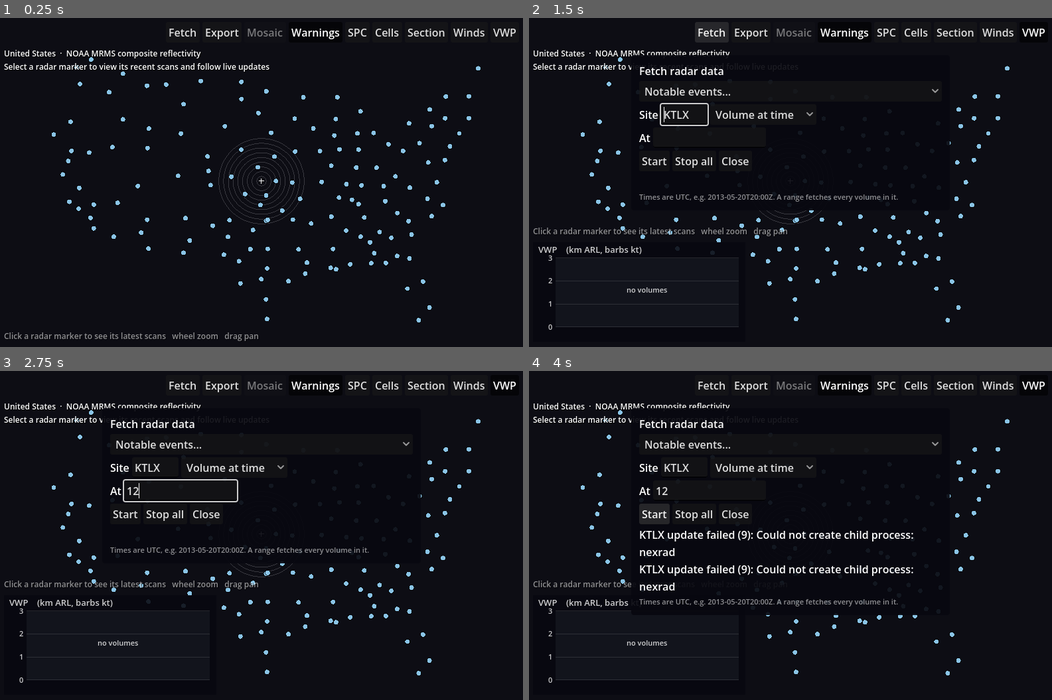
Above: before the commit, frames 1-4 (two rows, left to right).
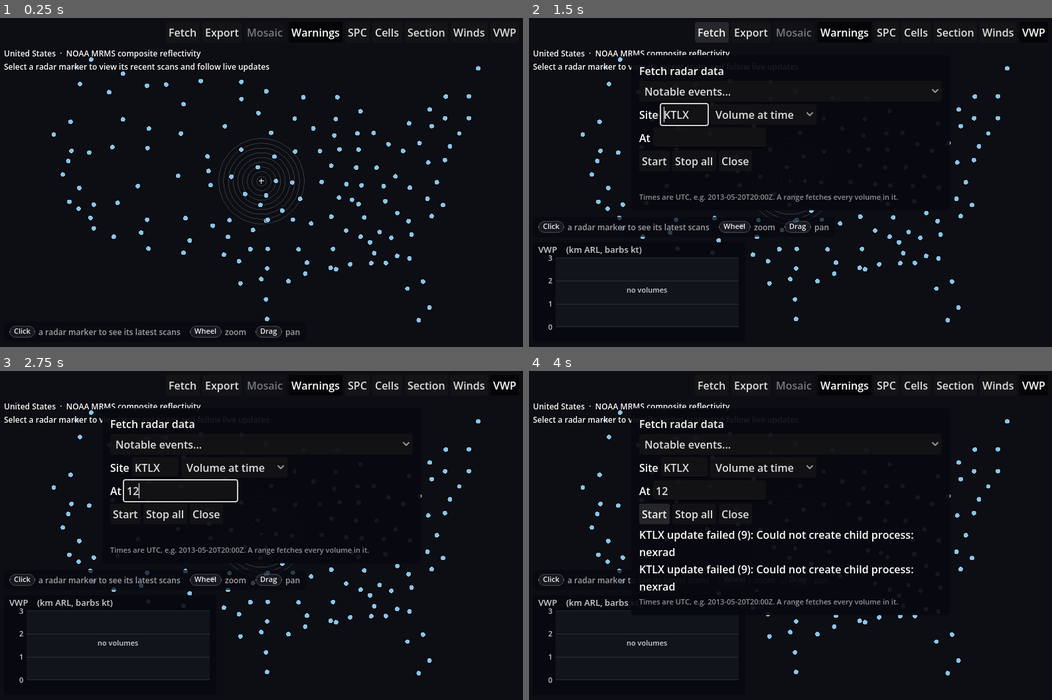
Above: after the commit, the same moments.

Repository: computerdane/droplet
Game: Godot game, scene res://scenes/main.tscn
Same seed, same stepped clock (60 frames per second), same inputs: the game is played once before the commit and once after it.
Inputs (mouse positions are in pixels of both pictures, inside the frame that each line leads up to):
- Up to frame 1 (0.25 s): no input
- Up to frame 2 (1.5 s): click "VWP" at 0.5 s; click "Fetch" at 1.25 s
- Up to frame 3 (2.75 s): click (183, 489) at 2.02 s; type "12" at 2.1 s
- Up to frame 4 (4 s): click "Start" at 2.75 s; click "Start" at 3.5 s

The runs differ from the first frame. In frame 1, 0.8% of the frame differs, in the area x 0-58%, y 93-99%; in frame 2, 0.9%, in the area x 0-58%, y 60-67%; in frame 3, 0.9%; in frame 4, 0.3%.

Commit message:
Key hint: keycaps, essentials by default, H expands to all keys
The bottom-left key hint was four rows of plain text listing every key.
It now draws keycaps (arrows as glyphs, mouse actions as pills) with
short labels on a dim panel, and shows only the essentials (play, step,
tilt, field, 2D/3D and the mouse actions for the current view). H, a
click on its "all keys" item, or keys=all expands it to the full list.

The hint moves into its own KeyHint control, drawn in code so Hud can
measure its wrapped height at any width as before. Goldens re-rendered
for the new hint; cones_mosaic now uses keys=all to cover the expanded
state.

Co-Authored-By: Claude Opus 5.5 <noreply@anthropic.com>
Claude-Session: https://claude.ai/code/session_013pUXEb8a9JUQrhsaSH9Lmc

Diff:
--- a/scripts/hud.gd
+++ b/scripts/hud.gd
@@ -8,8 +8,8 @@
 ## Layout adapts to the canvas size (main.gd keeps the UI scale >= 1, so small windows get
 ## a smaller canvas rather than tiny text), see _layout(): the top-right rows wrap when the
 ## info text leaves little room, the hodograph and cross-section panels are sized from the
-## space left and go side by side when they do not fit stacked, and the key hint wraps next
-## to them or hides when there is no room.
+## space left and go side by side when they do not fit stacked, and the key hint (KeyHint)
+## wraps next to them or hides when there is no room.
 
 signal play_toggled
 signal step_requested(delta: int)
@@ -70,7 +70,7 @@
 const NARROW_WIDTH := 720.0
 
 var info: Label
-var hint: Label
+var hint: KeyHint
 var site_option: OptionButton
 var overview_button: Button
 var view_button: Button
@@ -142,11 +142,10 @@
 	info = _label(12)
 	info.position = Vector2(12, INFO_TOP)
 	add_child(info)
-	hint = _label(12)
-	hint.modulate = Color(1, 1, 1, 0.55)
-	hint.autowrap_mode = TextServer.AUTOWRAP_WORD_SMART
+	hint = KeyHint.new()
 	hint.set_anchors_preset(Control.PRESET_BOTTOM_LEFT)
 	hint.grow_vertical = Control.GROW_DIRECTION_BEGIN
+	hint.expanded_changed.connect(_queue_layout)
 	add_child(hint)
 
 
@@ -489,7 +488,7 @@
 	# Key hint: bottom left (above the VWP), wrapped to the room left of whatever reaches
 	# down to it.
 	var hint_right := right
-	var hint_top := hint_bottom - _hint_height(right - MARGIN)
+	var hint_top := hint_bottom - hint.measure(right - MARGIN)
 	for c: Control in [_top_box, hodograph, section]:
 		if c.visible and c.get_rect().end.y > hint_top:
 			hint_right = minf(hint_right, c.position.x - GAP)
@@ -497,26 +496,15 @@
 	hint.offset_left = MARGIN
 	hint.offset_right = MARGIN + hint_w
 	hint.offset_bottom = -(view.y - hint_bottom)
-	hint.offset_top = hint.offset_bottom
+	var hint_h := hint.measure(hint_w)
+	hint.offset_top = hint.offset_bottom - hint_h
 	hint.visible = (
 		view.x >= NARROW_WIDTH
 		and hint_w >= HINT_MIN_WIDTH
-		and hint_bottom - _hint_height(hint_w) > info_bottom + GAP
+		and hint_bottom - hint_h > info_bottom + GAP
 	)
 
 	fetch_panel.custom_minimum_size.x = minf(480.0, view.x - 2 * MARGIN)
-
-
-## Height of the key hint wrapped to `width` (measured with the font: a hidden Label does not
-## re-wrap, so its minimum size would be stale).
-func _hint_height(width: float) -> float:
-	var font := hint.get_theme_font("font")
-	var font_size := hint.get_theme_font_size("font_size")
-	var flags := TextServer.BREAK_MANDATORY | TextServer.BREAK_WORD_BOUND
-	var sz := font.get_multiline_string_size(
-		hint.text, HORIZONTAL_ALIGNMENT_LEFT, width, font_size, -1, flags
-	)
-	return sz.y
 
 
 ## Width of a flow row laid out on one line.
@@ -540,14 +528,15 @@
 	info.text = text
 
 
-## Items in `text` are separated by runs of spaces; single spaces inside an item become
-## no-break spaces so wrapping only happens between items.
-func set_hint(text: String) -> void:
-	var re := RegEx.create_from_string("(?<=\\S) (?=\\S)")
-	text = re.sub(text, "\u00a0", true)
-	if hint.text != text:
-		hint.text = text
-		_queue_layout()
+## `essential` keys are shown by default, `all` when the hint is expanded (H); items are
+## [keys, label] (see KeyHint).
+func set_hint(essential: Array, all: Array = []) -> void:
+	hint.set_items(essential, all)
+	_queue_layout()
+
+
+func toggle_hint() -> void:
+	hint.set_expanded(not hint.expanded)
 
 
 func set_sites(sites: Array[String], current: String) -> void:
--- /dev/null
+++ b/scripts/key_hint.gd
@@ -0,0 +1,252 @@
+class_name KeyHint
+extends Control
+## The key hint at the bottom left: keycaps with what they do, wrapped into rows on a dim
+## panel. Shows the essential keys; H (or clicking the last item) expands it to every key.
+##
+## Items are [keys: Array[String], label: String]; a null item starts a new row (expanded
+## list only). Arrow keys are drawn as triangles; mouse actions (MOUSE) get pill-shaped caps.
+## Drawn in code rather than built from Labels so measure() can wrap it for any width,
+## visible or not (Hud._layout() sizes and hides it by that height).
+
+signal expanded_changed
+
+const MOUSE := ["Wheel", "Drag", "Left drag", "Right drag", "Hover", "Click"]
+const ARROWS := {"Left": PI, "Right": 0.0, "Up": -PI / 2.0, "Down": PI / 2.0}
+const FONT_SIZE := 12
+const CAP_FONT_SIZE := 11
+const CAP_HEIGHT := 18.0
+const CAP_PAD := 5.0
+const CAP_GAP := 3.0  # between the caps of one item
+const LABEL_GAP := 5.0  # caps to label
+const ITEM_GAP := 14.0
+const ROW_GAP := 5.0
+const PAD := Vector2(8, 6)
+const BG := Color(0.03, 0.03, 0.06, 0.72)
+const CAP_FILL := Color(1, 1, 1, 0.1)
+const CAP_EDGE := Color(1, 1, 1, 0.3)
+const CAP_TEXT := Color(1, 1, 1, 0.92)
+const LABEL_TEXT := Color(1, 1, 1, 0.62)
+const TOGGLE_TEXT := Color(0.55, 0.8, 1.0, 0.9)
+## Droplet's keys and mouse actions, see items_for().
+const HINT_ESSENTIAL := [
+	[["Space"], "play"],
+	[["Left", "Right"], "step"],
+	[["Up", "Down"], "tilt"],
+	[["1–8"], "field"],
+	[["V"], "2D/3D"],
+]
+const HINT_ALL := [
+	[["Space"], "play"],
+	[["Left", "Right"], "step"],
+	[["Shift", "Left", "Right"], "prev/next loop"],
+	[["Home", "End"], "first/last"],
+	[["[", "]"], "speed"],
+	[["L"], "live"],
+	null,
+	[["Up", "Down"], "tilt"],
+	[["1–8"], "field"],
+	[["9"], "products"],
+	[["0"], "KDP/shear/HCA"],
+	[["S"], "site"],
+	[["V"], "2D/3D"],
+	[["R"], "reset view"],
+	null,
+	[["M"], "mosaic"],
+	[["A"], "warnings"],
+	[["O"], "SPC outlook"],
+	[["C"], "cells"],
+	[["X"], "section"],
+	[["T"], "storm-relative"],
+	[["W"], "hodograph"],
+	[["P"], "VWP"],
+	[["F"], "fetch"],
+	[["E"], "export loop"],
+	null,
+]
+const HINT_2D := [[["Wheel"], "zoom"], [["Drag"], "pan"], [["Hover"], "value"]]
+const HINT_SECTION := [
+	[["Wheel"], "zoom"],
+	[["Left drag"], "section A to B"],
+	[["Right drag"], "pan"],
+	[["Hover"], "value"],
+]
+const HINT_3D := [[["Left drag"], "orbit"], [["Right drag"], "pan"], [["Wheel"], "zoom"]]
+const HINT_3D_KEYS := [
+	[["B"], "cones/volume"],
+	[["I"], "isolate tilts"],
+	[[",", "."], "threshold"],
+	[["-", "="], "volume opacity"],
+	[["PgUp", "PgDn"], "height exaggeration"],
+]
+const HINT_OVERVIEW := [
+	[["Click"], "a radar marker to see its latest scans"], [["Wheel"], "zoom"], [["Drag"], "pan"]
+]
+
+var expanded := false
+var _essential: Array = []
+var _all: Array = []
+var _placed: Array = []  # [item, position] from the last _flow() at the control's width
+var _toggle_rect := Rect2()
+var _cap_box: StyleBoxFlat
+var _pill_box: StyleBoxFlat
+var _bg_box: StyleBoxFlat
+
+
+func _init() -> void:
+	mouse_filter = Control.MOUSE_FILTER_STOP  # only over the toggle, see _has_point()
+	mouse_default_cursor_shape = Control.CURSOR_POINTING_HAND
+	_cap_box = _box(CAP_FILL, 3)
+	_cap_box.border_color = CAP_EDGE
+	_cap_box.set_border_width_all(1)
+	_cap_box.border_width_bottom = 2  # a little depth, like a key
+	_pill_box = _box(Color(1, 1, 1, 0.06), int(CAP_HEIGHT / 2.0))
+	_pill_box.border_color = Color(1, 1, 1, 0.22)
+	_pill_box.set_border_width_all(1)
+	_bg_box = _box(BG, 5)
+	resized.connect(queue_redraw)
+
+
+## [essential, all] items for the current mode.
+static func items_for(overview: bool, view_3d: bool, section_on: bool) -> Array:
+	if overview:
+		return [HINT_OVERVIEW, []]
+	if view_3d:
+		return [HINT_ESSENTIAL + HINT_3D, HINT_ALL + HINT_3D + [null] + HINT_3D_KEYS]
+	var mouse: Array = HINT_SECTION if section_on else HINT_2D
+	return [HINT_ESSENTIAL + mouse, HINT_ALL + mouse]
+
+
+## `essential` is shown collapsed; `all` expanded (empty: nothing more, no toggle).
+func set_items(essential: Array, all: Array) -> void:
+	if essential == _essential and all == _all:
+		return
+	_essential = essential
+	_all = all
+	queue_redraw()
+
+
+func set_expanded(on: bool) -> void:
+	if expanded != on and not _all.is_empty():
+		expanded = on
+		queue_redraw()
+		expanded_changed.emit()
+
+
+## Height of the hint wrapped to `width`, panel padding included.
+func measure(width: float) -> float:
+	return _flow(width)[1]
+
+
+func _items() -> Array:
+	var items: Array = (_all if expanded else _essential).duplicate()
+	if not _all.is_empty():
+		items.append([["H"], "fewer keys" if expanded else "all keys"])
+	return items
+
+
+## Wraps the items to `width`: returns [[item, position]...], height, and the panel width
+## (the widest row).
+func _flow(width: float) -> Array:
+	var placed: Array = []
+	var inner := width - 2.0 * PAD.x
+	var x := 0.0
+	var y := 0.0
+	var widest := 0.0
+	for item: Variant in _items():
+		if item == null:
+			if x > 0.0:
+				x = 0.0
+				y += CAP_HEIGHT + ROW_GAP
+			continue
+		var w := _item_width(item)
+		if x > 0.0 and x + ITEM_GAP + w > inner:
+			x = 0.0
+			y += CAP_HEIGHT + ROW_GAP
+		if x > 0.0:
+			x += ITEM_GAP
+		placed.append([item, PAD + Vector2(x, y)])
+		x += w
+		widest = maxf(widest, x)
+	var h := y + CAP_HEIGHT + 2.0 * PAD.y if not placed.is_empty() else 0.0
+	return [placed, h, widest + 2.0 * PAD.x]
+
+
+func _item_width(item: Array) -> float:
+	var w := 0.0
+	for k: String in item[0]:
+		w += _cap_width(k) + CAP_GAP
+	return w - CAP_GAP + LABEL_GAP + _font().get_string_size(item[1], 0, -1, FONT_SIZE).x
+
+
+func _cap_width(key: String) -> float:
+	if ARROWS.has(key):
+		return CAP_HEIGHT
+	var text_w := _font().get_string_size(key, 0, -1, CAP_FONT_SIZE).x
+	var pad := CAP_PAD + (2.0 if key in MOUSE else 0.0)
+	return maxf(CAP_HEIGHT, text_w + 2.0 * pad)
+
+
+func _draw() -> void:
+	var flow := _flow(size.x)
+	_placed = flow[0]
+	_toggle_rect = Rect2()
+	if _placed.is_empty():
+		return
+	# Anchored at the bottom: the panel's top is where the wrapped rows end.
+	var top := size.y - float(flow[1])
+	draw_style_box(_bg_box, Rect2(0, top, flow[2], flow[1]))
+	var font := _font()
+	var toggle: Variant = _items()[-1] if not _all.is_empty() else null
+	for p: Array in _placed:
+		var item: Array = p[0]
+		var pos: Vector2 = p[1] + Vector2(0, top)
+		var x := pos.x
+		for k: String in item[0]:
+			var w := _cap_width(k)
+			_draw_cap(k, Rect2(x, pos.y, w, CAP_HEIGHT))
+			x += w + CAP_GAP
+		x += LABEL_GAP - CAP_GAP
+		var baseline := pos.y + (CAP_HEIGHT + font.get_ascent(FONT_SIZE)) / 2.0 - 1.0
+		var colour := TOGGLE_TEXT if item == toggle else LABEL_TEXT
+		draw_string(font, Vector2(x, baseline), item[1], 0, -1, FONT_SIZE, colour)
+		if item == toggle:
+			_toggle_rect = Rect2(pos, Vector2(_item_width(item), CAP_HEIGHT)).grow(3)
+
+
+func _draw_cap(key: String, r: Rect2) -> void:
+	draw_style_box(_pill_box if key in MOUSE else _cap_box, r)
+	var c := r.get_center() - Vector2(0, 0.5)  # the thicker bottom edge
+	if ARROWS.has(key):
+		var a: float = ARROWS[key]
+		var pts := PackedVector2Array()
+		for p in [Vector2(3.5, 0), Vector2(-2.5, -3.5), Vector2(-2.5, 3.5)]:
+			pts.append(c + p.rotated(a))
+		draw_colored_polygon(pts, CAP_TEXT)
+		return
+	var font := _font()
+	var w := font.get_string_size(key, 0, -1, CAP_FONT_SIZE).x
+	var baseline := c.y + (font.get_ascent(CAP_FONT_SIZE) - font.get_descent(CAP_FONT_SIZE)) / 2.0
+	draw_string(font, Vector2(c.x - w / 2.0, baseline), key, 0, -1, CAP_FONT_SIZE, CAP_TEXT)
+
+
+func _has_point(point: Vector2) -> bool:
+	return _toggle_rect.has_point(point)
+
+
+func _gui_input(event: InputEvent) -> void:
+	var b := event as InputEventMouseButton
+	if b != null and b.pressed and b.button_index == MOUSE_BUTTON_LEFT:
+		set_expanded(not expanded)
+		accept_event()
+
+
+func _font() -> Font:
+	return get_theme_font("font", "Label")
+
+
+func _box(colour: Color, radius: int) -> StyleBoxFlat:
+	var s := StyleBoxFlat.new()
+	s.bg_color = colour
+	s.set_corner_radius_all(radius)
+	s.anti_aliasing = true
+	return s
--- a/scripts/main.gd
+++ b/scripts/main.gd
@@ -17,7 +17,7 @@
 ## basemap=0 (no basemap; or basemap=<dir>) volumes=res://tests/fixtures/volumes (DirSource
 ## root; default res://data/volumes) fetch=latest|live|2013-05-20T20:00Z|<from>/<to> (start a
 ## fetch job for site=, default KTLX; see AppOptions) event=moore2013 (a notable event's
-## loop, see Events)
+## loop, see Events) keys=all (the key hint expanded, as H does)
 ##
 ## On web the options come from the page's query string instead (?site=KTLX&time=...).
 ## With no explicit site, time or fetch the app opens on NOAA's live US composite;
@@ -46,19 +46,6 @@
 	KEY_7: "CFP",
 	KEY_8: "DVEL",
 }
-const HINT_COMMON := (
-	"Space play   Left/Right step   Shift+Left/Right prev/next loop   Home/End first/last\n"
-	+ "[ ] speed   L live   Up/Down tilt   1-8 field   9 products   0 KDP/shear/HCA   S site\n"
-	+ "M mosaic   V 2D/3D   R reset view   X section   F fetch   T storm-relative   W hodograph\n"
-	+ "P VWP   A warnings   O SPC outlook   C cells   E export loop   "
-)
-const HINT_2D := "wheel zoom   drag pan   hover: value"
-const HINT_SECTION := "wheel zoom   left drag: section A to B   right drag pan   hover: value"
-const HINT_3D := (
-	"left drag orbit   right drag pan   wheel zoom   B cones/volume   I isolate tilts   "
-	+ ", . threshold   - = volume opacity   PgUp/PgDn height exaggeration"
-)
-
 var library := RadarLibrary.new()
 var fetcher := Fetcher.new()
 var overlays := Overlays.new()  # warnings and storm cells over the 2D view
@@ -173,6 +160,7 @@
 	overlays.setup(hud, opts)
 	winds_shown = opts.get("winds", "0") == "1"
 	vwp_shown = opts.get("vwp", "0") == "1"
+	hud.hint.expanded = opts.get("keys", "") == "all"
 	if opts.get("hover", "") == "0":
 		_hover_off = true
 	elif opts.has("hover"):
@@ -375,11 +363,8 @@
 
 
 func _update_hint() -> void:
-	if overview:
-		hud.set_hint("Click a radar marker to see its latest scans   wheel zoom   drag pan")
-		return
-	var extra := HINT_3D if view_is_3d else (HINT_SECTION if section_on else HINT_2D)
-	hud.set_hint(HINT_COMMON + extra)
+	var items := KeyHint.items_for(overview, view_is_3d, section_on)
+	hud.set_hint(items[0], items[1])
 
 
 func _set_section_on(on: bool) -> void:
@@ -1061,6 +1046,8 @@
 			_toggle_vwp()
 		KEY_F:
 			_toggle_fetch_panel()
+		KEY_H:
+			hud.toggle_hint()
 		KEY_B:
 			view_3d.volume_render = not view_3d.volume_render
 			_refresh()
--- /dev/null
+++ b/tests/unit/test_key_hint.gd
@@ -0,0 +1,33 @@
+extends "res://tests/test_case.gd"
+## The key hint's items, expansion and wrapping (KeyHint).
+
+
+func test_collapsed_by_default() -> void:
+	var h := KeyHint.new()
+	var items := KeyHint.items_for(false, false, false)
+	h.set_items(items[0], items[1])
+	var collapsed := h.measure(2000.0)
+	check(collapsed > 0.0, "shows something")
+	check(not h.expanded, "collapsed")
+	h.set_expanded(true)
+	check(h.expanded, "expands")
+	check(h.measure(2000.0) > collapsed, "expanded rows are taller")
+	check(h.measure(400.0) > h.measure(2000.0), "narrower wraps into more rows")
+	h.free()
+
+
+func test_every_key_listed_when_expanded() -> void:
+	for mode: Array in [[false, false], [true, false], [false, true]]:
+		var items := KeyHint.items_for(false, mode[0], mode[1])
+		for item: Variant in items[0]:
+			check(item in items[1], "%s in the expanded list (3d=%s)" % [item, mode[0]])
+
+
+func test_overview_has_no_toggle() -> void:
+	var h := KeyHint.new()
+	var items := KeyHint.items_for(true, false, false)
+	check(items[1].is_empty(), "nothing more in the overview")
+	h.set_items(items[0], items[1])
+	h.set_expanded(true)
+	check(not h.expanded, "cannot expand with nothing more")
+	h.free()
Not shown, added: scripts/key_hint.gd.uid
Binary file changed: tests/golden/azshr.png
Binary file changed: tests/golden/cones_mosaic.png
Binary file changed: tests/golden/cones_section.png
Binary file changed: tests/golden/cref_mosaic.png
Binary file changed: tests/golden/echo_tops.png
Binary file changed: tests/golden/hca_section.png
Binary file changed: tests/golden/hodograph_hover.png
Binary file changed: tests/golden/ppi_dvel_srm_mosaic.png
Binary file changed: tests/golden/ppi_ref.png
Binary file changed: tests/golden/rotation_tracks.png
Binary file changed: tests/golden/section_mosaic.png
(and 6 more such lines)
